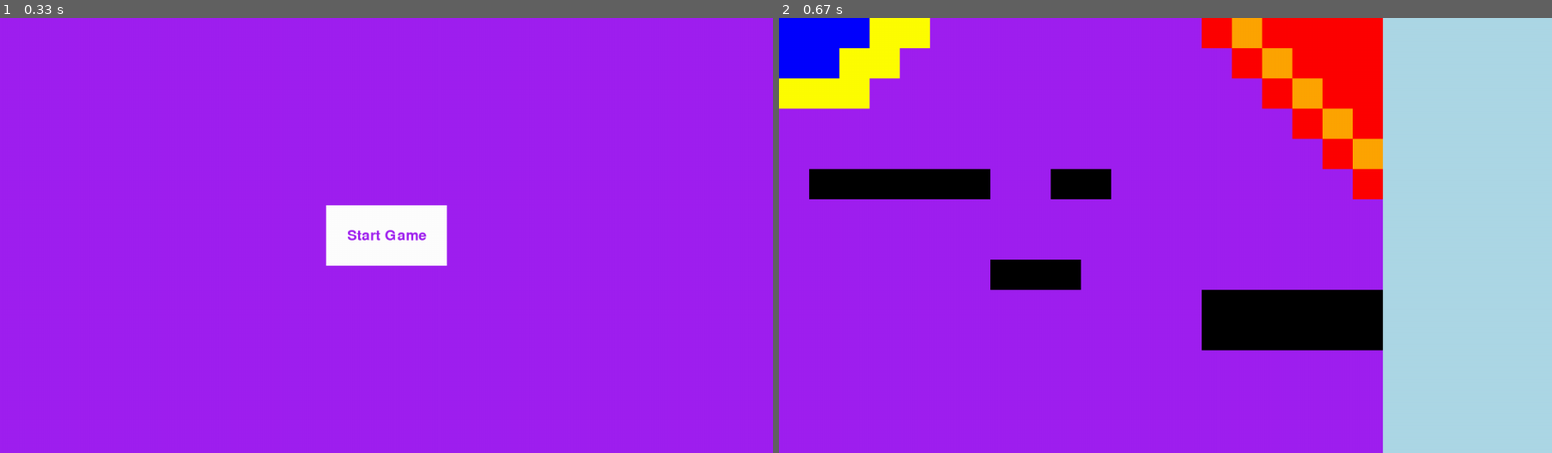
Above: before the commit, frames 1-2 (left to right).
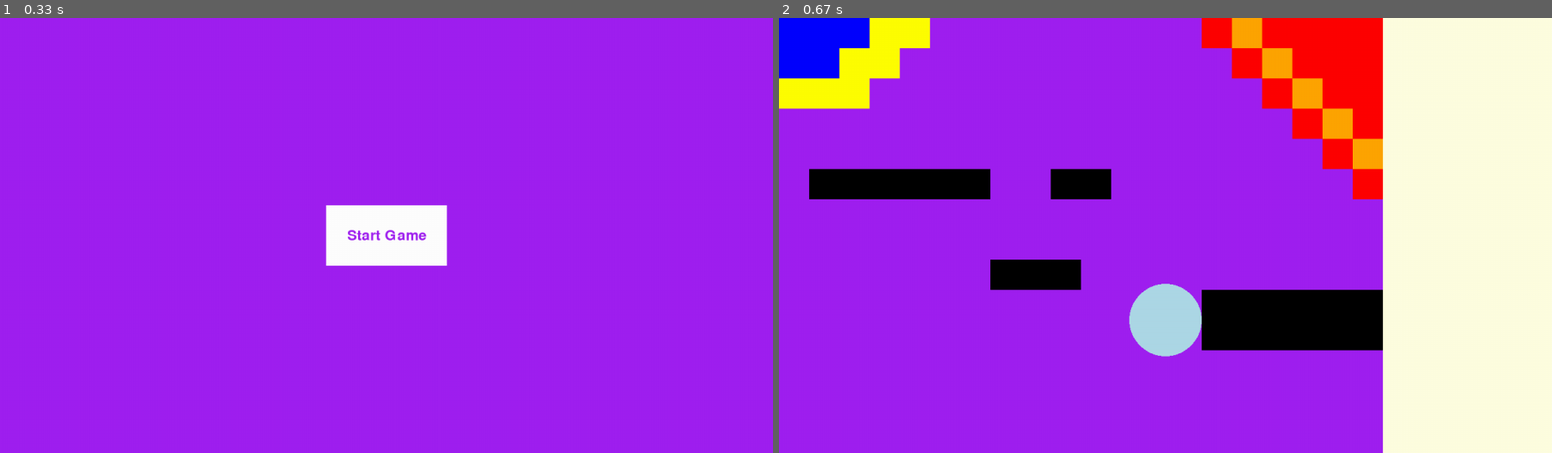
Above: after the commit, the same moments.

Repository: Luk38/Roboarena
Game: pygame game, started from RoboarenaGame.py
Two runs of this game, one before a commit and one after it. Both use one fixed random seed, a clock stepped at 60 frames per second and the inputs below.
Inputs (mouse positions are in pixels of both pictures, inside the frame that each line leads up to):
- Up to frame 1 (0.33 s): no input
- Up to frame 2 (0.67 s): press the mouse at (1165, 235) at 0.37 s; move the mouse to (1072, 235) at 0.47 s; release the mouse at (979, 239) at 0.6 s

Frame 1 is identical in both runs. In frame 2, 23% of the frame differs, in the area x 45-100%, y 0-100%.

Commit message:
Added BasicRobot class and create a player object

Diff:
--- /dev/null
+++ b/BasicRobot.py
@@ -0,0 +1,12 @@
+import pygame
+
+class BasicRobot:
+    def __init__(self, color, x, y, r, alpha):
+        self.color = color
+        self.x = x
+        self.y = y
+        self.r = r
+        self.alpha = alpha
+
+    def draw(self, screen):
+        pygame.draw.circle(screen, self.color, (self.x, self.y), self.r)
--- a/RoboarenaGame.py
+++ b/RoboarenaGame.py
@@ -1,5 +1,6 @@
 import pygame
 from arena import *
+from BasicRobot import *
 pygame.init()
 
 # Define Screen and Colors
@@ -31,6 +32,9 @@
 
 # Arena
 Arena = arena(1000,1000,50,50)
+
+#Player
+Player = BasicRobot("lightblue", 640, 500, 60, 45)
 
 while True:
     # Process player inputs.
@@ -64,10 +68,12 @@
         # Do logical updates here.
         # ...
 
-        screen.fill("light blue")  # Fill the display with a solid color
+        screen.fill("light yellow")  # Fill the display with a solid color
         Arena.draw(screen)
         # Render the graphics here.
         # ...
+        Player.draw(screen)
+
     else:
         # Do logical updates here.
         # ...
